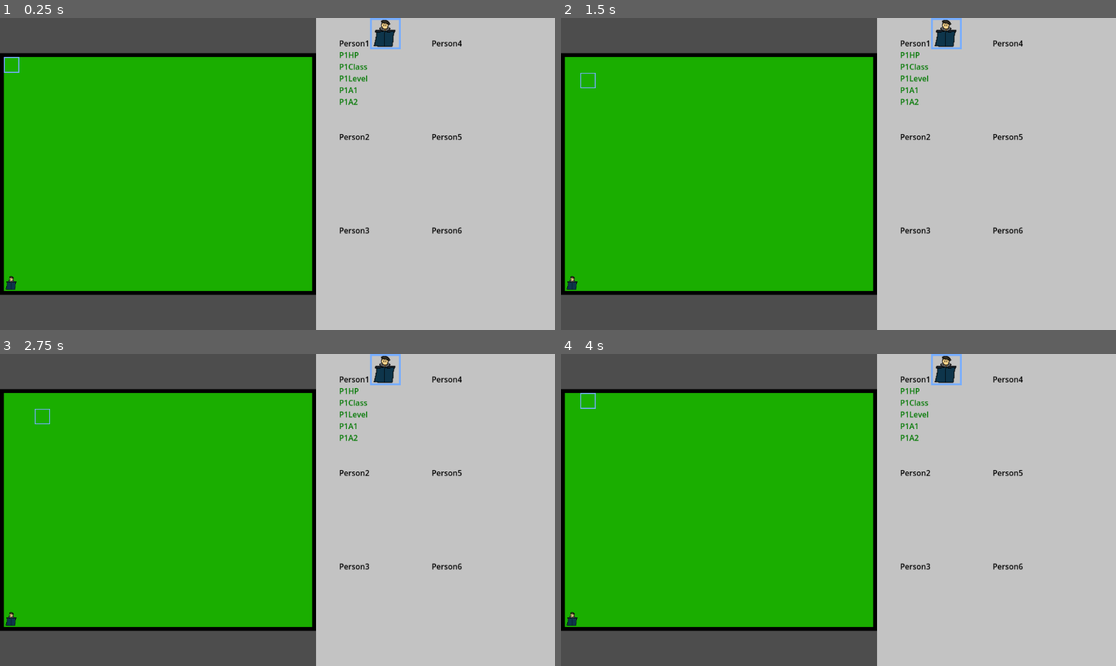
Above: before the commit, frames 1-4 (two rows, left to right).
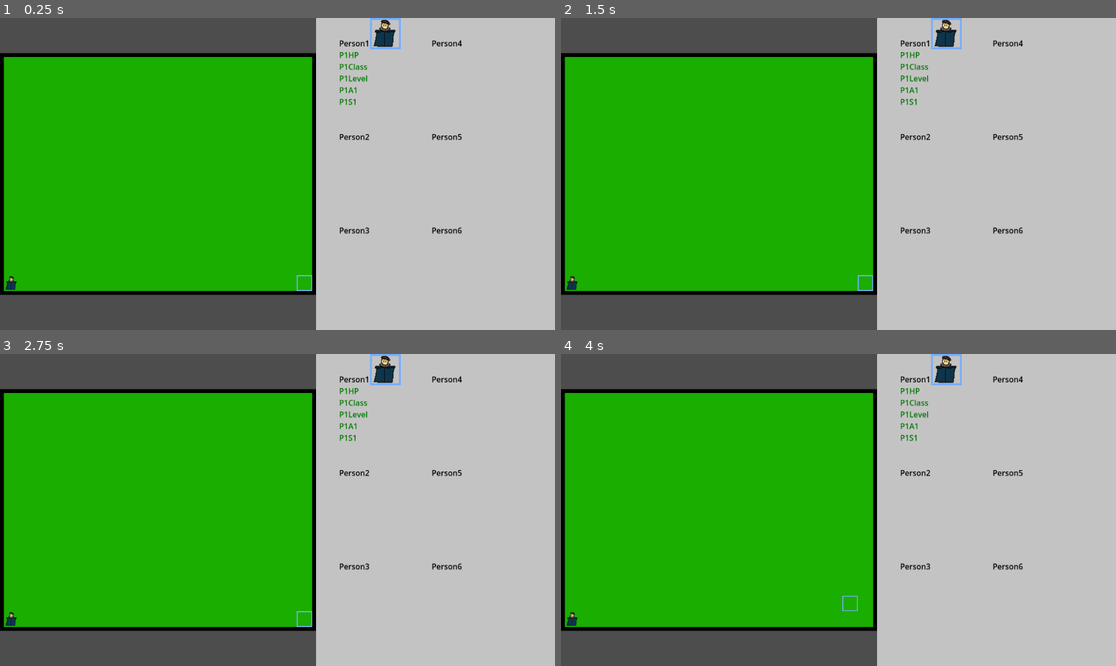
Above: after the commit, the same moments.

Repository: iiAzui/BipoleIVplus
Game: Godot game, scene res://Battle.tscn
Two runs of this game, one before a commit and one after it. Both use one fixed random seed, a clock stepped at 60 frames per second and the inputs below. The project has no main scene, so this scene is started directly.
Inputs:
- Up to frame 1 (0.25 s): no input
- Up to frame 2 (1.5 s): tap Enter at 0.5 s; hold Right (Right) 0.53-1.28 s; tap Space at 1.25 s; hold Down (Down) from 1.28 s (still down)
- Up to frame 3 (2.75 s): tap Enter at 2 s; release Down (Down) at 2.03 s; hold Right (Right) from 2.03 s (still down)
- Up to frame 4 (4 s): tap Space at 2.75 s; release Right (Right) at 2.78 s; hold Up (Up) 2.78-3.53 s; tap Enter at 3.5 s; hold Left (Left) from 3.53 s (still down)

The runs differ from the first frame. In frame 1, 0.1% of the frame differs, in the area x 0-65%, y 12-88%; in frame 2, 0.1%; in frame 3, 0.1%; in frame 4, 0.1%.

Commit message:
Better char select

Diff:
--- a/Battle.tscn
+++ b/Battle.tscn
@@ -7,6 +7,7 @@
 [ext_resource type="Script" path="res://Texts.gd" id="5_qumxx"]
 [ext_resource type="Texture2D" uid="uid://q6s74u6bktan" path="res://Setup/Outsidebox.png" id="6_cst8o"]
 [ext_resource type="Texture2D" uid="uid://yw476j47tg4w" path="res://Sprites/proton_small.png" id="8_77wd3"]
+[ext_resource type="Script" path="res://Proton.gd" id="8_ghuua"]
 
 [sub_resource type="RectangleShape2D" id="RectangleShape2D_fs5lt"]
 size = Vector2(32, 32)
@@ -66,7 +67,7 @@
 texture = ExtResource("4_njdq7")
 
 [node name="CharacterBody2D" type="CharacterBody2D" parent="Box"]
-position = Vector2(-304, -224)
+position = Vector2(304, 224)
 script = ExtResource("1_c021g")
 
 [node name="Cursor" type="Sprite2D" parent="Box/CharacterBody2D"]
@@ -81,6 +82,7 @@
 shape = SubResource("RectangleShape2D_fs5lt")
 
 [node name="Texts" type="Node2D" parent="."]
+unique_name_in_owner = true
 visible = false
 script = ExtResource("5_qumxx")
 
@@ -361,6 +363,7 @@
 texture = ExtResource("4_fo5yk")
 
 [node name="TextsNormal" type="Node2D" parent="."]
+unique_name_in_owner = true
 script = ExtResource("5_qumxx")
 
 [node name="Outsidebox" type="Sprite2D" parent="TextsNormal"]
@@ -378,6 +381,7 @@
 label_settings = SubResource("LabelSettings_32ikj")
 
 [node name="P1HP" type="Label" parent="TextsNormal/Label"]
+unique_name_in_owner = true
 layout_mode = 0
 offset_top = 24.0
 offset_right = 63.0
@@ -385,7 +389,8 @@
 text = "P1HP"
 label_settings = SubResource("LabelSettings_puamo")
 
-[node name="P1HP2" type="Label" parent="TextsNormal/Label"]
+[node name="P1Class" type="Label" parent="TextsNormal/Label"]
+unique_name_in_owner = true
 layout_mode = 0
 offset_top = 48.0
 offset_right = 63.0
@@ -393,7 +398,8 @@
 text = "P1Class"
 label_settings = SubResource("LabelSettings_puamo")
 
-[node name="P1HP3" type="Label" parent="TextsNormal/Label"]
+[node name="P1Level" type="Label" parent="TextsNormal/Label"]
+unique_name_in_owner = true
 layout_mode = 0
 offset_top = 72.0
 offset_right = 63.0
@@ -401,7 +407,8 @@
 text = "P1Level"
 label_settings = SubResource("LabelSettings_puamo")
 
-[node name="P1HP4" type="Label" parent="TextsNormal/Label"]
+[node name="P1A1" type="Label" parent="TextsNormal/Label"]
+unique_name_in_owner = true
 layout_mode = 0
 offset_top = 96.0
 offset_right = 63.0
@@ -409,12 +416,13 @@
 text = "P1A1"
 label_settings = SubResource("LabelSettings_puamo")
 
-[node name="P1HP5" type="Label" parent="TextsNormal/Label"]
+[node name="P1S1" type="Label" parent="TextsNormal/Label"]
+unique_name_in_owner = true
 layout_mode = 0
 offset_top = 120.0
 offset_right = 63.0
 offset_bottom = 143.0
-text = "P1A2"
+text = "P1S1"
 label_settings = SubResource("LabelSettings_puamo")
 
 [node name="p1Box" type="Sprite2D" parent="TextsNormal/Label"]
@@ -422,7 +430,8 @@
 scale = Vector2(1.28, 1.28)
 texture = ExtResource("4_fo5yk")
 
-[node name="p1Sprite" type="Sprite2D" parent="TextsNormal/Label/p1Box"]
+[node name="P1Sprite" type="Sprite2D" parent="TextsNormal/Label/p1Box"]
+unique_name_in_owner = true
 position = Vector2(-1.52588e-05, 0)
 texture = ExtResource("8_77wd3")
 
@@ -469,6 +478,8 @@
 [node name="Proton" type="CharacterBody2D" parent="."]
 position = Vector2(-568, 208)
 scale = Vector2(0.64, 0.64)
+script = ExtResource("8_ghuua")
+NumName = 1
 
 [node name="Proton" type="Sprite2D" parent="Proton"]
 position = Vector2(0, -3.05176e-05)
@@ -479,4 +490,7 @@
 position = Vector2(25, 25)
 shape = SubResource("RectangleShape2D_ncoqg")
 
+[node name="Timer" type="Timer" parent="."]
+
 [connection signal="body_entered" from="Box/CharacterBody2D/Area2D" to="Texts" method="_on_area_2d_body_entered"]
+[connection signal="body_exited" from="Box/CharacterBody2D/Area2D" to="Texts" method="_on_area_2d_body_exited"]
--- a/Cursor.gd
+++ b/Cursor.gd
@@ -2,10 +2,10 @@
 
 func _physics_process(delta):
 	if Input.is_action_just_pressed("Left"):
-		if self.position.x > -552:
+		if self.position.x > -304:
 			self.position.x -= 32
 	if Input.is_action_just_pressed("Right"):
-		if self.position.x < 56:
+		if self.position.x < 304:
 			self.position.x += 32
 	if Input.is_action_just_pressed("Up"):
 		if self.position.y > -224:
--- /dev/null
+++ b/Proton.gd
@@ -0,0 +1,2 @@
+extends CharacterBody2D
+@export var NumName = 0
--- a/Texts.gd
+++ b/Texts.gd
@@ -62,34 +62,76 @@
 	#%Portrait.texture = load("res://Portraits/selection.png")
 
 func _on_area_2d_body_entered(body):
-	if body.name == "Proton":
-		%Name.text = "Proton"
-		%LVLEXP.text = "Level: 1 EXP: 0"
-		%ATKDEFRES.text = "ATK: 10 DEF: 8 RES: 6"
-		%SPDAGLACR.text = "SPD: 4 AGL: 4 ACR: 13"
-		if true == true:
-			%A1.text = "Slice"
-			%A2.text = ""
-			%A3.text = ""
-			%A4.text = ""
-		if true == true:
-			%S1.text = "N/A"
-			%S2.text = ""
-			%S3.text = ""
-			%S4.text = ""
-		if true == true:
-			%T1.text = "Physical Primary"
-			%T2.text = "Xuir"
-			%T3.text = "Knight"
-			%T4.text = ""
-		%Class.text = "Class: Xuir Knight"
-		%HP.text = "HP: 30/30"
-		if true == true:
-			%ATKHPDEF.text = "ATK: [60,1] HP: [70,3] DEF: [70,1]"
-			%RESAGLACR.text = "RES: [35,1] AGL: [40,1] ACR: [60,1]"
-		if true == true:
-			%Bio.text = "Proton is from Nolavillia, though he grew up in Bipole and was raised by Scien.\nHe now serves under the Territory of Static as a high-ranking knight alongside\n Scien and the Elemental Offense Squad."
-		%EXPTHING.text = "Chapter EXP Level Determinant: 2"
-		%Portrait.texture = load("res://Portraits/proton_big.png")
-	else:
-		pass
+	%Texts.visible = true
+	%TextsNormal.visible = false
+	#if body.NumName == 1:
+		#%Name.text = "Proton"
+		#%LVLEXP.text = "Level: 1 EXP: 0"
+		#%ATKDEFRES.text = "ATK: 10 DEF: 8 RES: 6"
+		#%SPDAGLACR.text = "SPD: 4 AGL: 4 ACR: 13"
+		#if true == true:
+			#%A1.text = "Slice"
+			#%A2.text = ""
+			#%A3.text = ""
+			#%A4.text = ""
+		#if true == true:
+			#%S1.text = "N/A"
+			#%S2.text = ""
+			#%S3.text = ""
+			#%S4.text = ""
+		#if true == true:
+			#%T1.text = "Physical Primary"
+			#%T2.text = "Xuir"
+			#%T3.text = "Knight"
+			#%T4.text = ""
+		#%Class.text = "Class: Xuir Knight"
+		#%HP.text = "HP: 30/30"
+		#if true == true:
+			#%ATKHPDEF.text = "ATK: [60,1] HP: [70,3] DEF: [70,1]"
+			#%RESAGLACR.text = "RES: [35,1] AGL: [40,1] ACR: [60,1]"
+		#if true == true:
+			#%Bio.text = "Proton is from Nolavillia, though he grew up in Bipole and was raised by Scien.\nHe now serves under the Territory of Static as a high-ranking knight alongside\n Scien and the Elemental Offense Squad."
+		#%EXPTHING.text = "Chapter EXP Level Determinant: 2"
+		#%Portrait.texture = load("res://Portraits/proton_big.png")
+	var num =  body.NumName
+	%Name.text = Globals.NAME[num]
+	%LVLEXP.text = "Level: " + str(Globals.LVLEXP[num][0]) + " EXP: " + str(Globals.LVLEXP[num][1])
+	%ATKDEFRES.text = "ATK: " + str(Globals.ATKDEFRES[num][0]) + " DEF: " + str(Globals.ATKDEFRES[num][1]) + " RES: " + str(Globals.ATKDEFRES[num][2])
+	%SPDAGLACR.text = "SPD: " + str(Globals.SPDAGLACR[num][0]) + " AGL: " + str(Globals.SPDAGLACR[num][1]) + " ACL: " + str(Globals.SPDAGLACR[num][2])
+	if true == true:
+		%A1.text = str(Globals.A1[num])
+		%A2.text = str(Globals.A2[num])
+		%A3.text = str(Globals.A3[num])
+		%A4.text = str(Globals.A4[num])
+	if true == true:
+		%S1.text = str(Globals.S1[num])
+		%S2.text = str(Globals.S2[num])
+		%S3.text = str(Globals.S3[num])
+		%S4.text = str(Globals.S4[num])
+	if true == true:
+		%T1.text = str(Globals.T1[num])
+		%T2.text = str(Globals.T2[num])
+		%T3.text = str(Globals.T3[num])
+		%T4.text = str(Globals.T4[num])
+	%Class.text = "Class: " + Globals.Class[num]
+	%HP.text = "HP: " + str(Globals.HP[num][0]) + "/" + str(Globals.HP[num][1])
+	if true == true:
+		%ATKHPDEF.text = "ATK: " + str(Globals.NAME[num])
+		%RESAGLACR.text = "RES: " + str(Globals.NAME[num])
+	if true == true:
+		%ATKHPDEF.text = "ATK: [" + str(Globals.ATKHPDEF[num][0][0]) +", "+str(Globals.ATKHPDEF[num][0][1]) + "] HP: [" + str(Globals.ATKHPDEF[num][1][0]) +", "+str(Globals.ATKHPDEF[num][1][1]) + "] DEF: []" + str(Globals.ATKHPDEF[num][2][0]) +", "+str(Globals.ATKHPDEF[num][2][1]) + "]"
+		%RESAGLACR.text = "RES: [" + str(Globals.RESAGLACR[num][0][0]) +", "+str(Globals.RESAGLACR[num][0][1]) + "] AGL: [" + str(Globals.RESAGLACR[num][1][0]) +", "+str(Globals.RESAGLACR[num][1][1]) + "] ACR: []" + str(Globals.RESAGLACR[num][2][0]) +", "+str(Globals.RESAGLACR[num][2][1]) + "]"
+	if true == true:
+		%Bio.text = str(Globals.Bio[num])
+	%EXPTHING.text = "Chapter EXP Level Determinant: " + str(Globals.EXPTHING[num])
+	%Portrait.texture = load(str(Globals.Portrait[num]))
+
+func _on_area_2d_body_exited(body):
+	%Texts.visible = false
+	%TextsNormal.visible = true
+	%P1HP.text = "HP: "+ str(Globals.HP[1][0]) + "/" + str(Globals.HP[1][1])
+	%P1Class.text = "Class: "+ str(Globals.Class[1])
+	%P1Level.text = "Lvl: "+ str(Globals.LVLEXP[1][0])
+	%P1A1.text = "Atk. 1: "+ str(Globals.A1[1])
+	%P1S1.text = "Sup. 1: "+ str(Globals.S1[1])
+	%P1Sprite.texture = load(str(Globals.Sprite[1]))
--- /dev/null
+++ b/globals.gd
@@ -0,0 +1,49 @@
+extends Node
+
+
+
+
+var ProtonBio = "Proton is from Nolavillia, though he grew up in Bipole and was raised by Scien.\nHe now serves under the Territory of Static as a high-ranking knight alongside\n Scien and the Elemental Offense Squad."
+var ProtonPath = "res://Portraits/proton_big.png"
+var ProtonPathS = "res://Sprites/proton_small.png"
+
+var p1 = 1
+var p2 = 2
+var p3 = 3
+var p4 = 4
+var p5 = 5
+var p6 = 6
+
+
+var NAME = ["0","Proton","Quest","Scien","Romra"]
+var NumName = [0,1,2,3,4]
+var LVLEXP = ["0",[1,0],[1,0],[1,0],[1,0]]
+var ATKDEFRES = ["0",[10,8,6],"Quest","Scien","Romra"]
+var SPDAGLACR = ["0",[4,4,13],"Quest","Scien","Romra"]
+
+var A1 = ["0","Slice","Quest","Scien","Romra"]
+var A2 = ["0","","Quest","Scien","Romra"]
+var A3 = ["0","","Quest","Scien","Romra"]
+var A4 = ["0","","Quest","Scien","Romra"]
+
+var S1 = ["0","N/A","Quest","Scien","Romra"]
+var S2 = ["0","","Quest","Scien","Romra"]
+var S3 = ["0","","Quest","Scien","Romra"]
+var S4 = ["0","","Quest","Scien","Romra"]
+
+var T1 = ["0","Physical Primary","Quest","Scien","Romra"]
+var T2 = ["0","Xuir","Quest","Scien","Romra"]
+var T3 = ["0","Knight","Quest","Scien","Romra"]
+var T4 = ["0","","Quest","Scien","Romra"]
+
+var Class = ["0","Xuir Knight","Quest","Scien","Romra"]
+var HP = ["0",[30,30],"Quest","Scien","Romra"]
+
+var ATKHPDEF = ["0",[[60,1],[60,3],[70,1]],"Quest","Scien","Romra"]
+var RESAGLACR = ["0",[[35,1],[40,1],[60,1]],"Quest","Scien","Romra"]
+
+var Bio = ["0",str(ProtonBio),"Quest","Scien","Romra"]
+
+var EXPTHING = ["0",2,"Quest","Scien","Romra"]
+var Portrait = ["0",str(ProtonPath),"Quest","Scien","Romra"]
+var Sprite = ["0",str(ProtonPathS),"Quest","Scien","Romra"]
--- a/project.godot
+++ b/project.godot
@@ -13,6 +13,10 @@
 config/name="Bipole Iv+"
 config/features=PackedStringArray("4.2", "GL Compatibility")
 config/icon="res://icon.svg"
+
+[autoload]
+
+Globals="*res://globals.gd"
 
 [input]
 
Not shown: 1 places in Battle.tscn that only renumber resources
Binary file changed: Portraits/deathpepper_big.png
Binary file changed: Portraits/erif_big.png
Binary file changed: Portraits/healia_big.png
Binary file changed: Portraits/quest_big.png
Binary file changed: Portraits/scien_big.png
